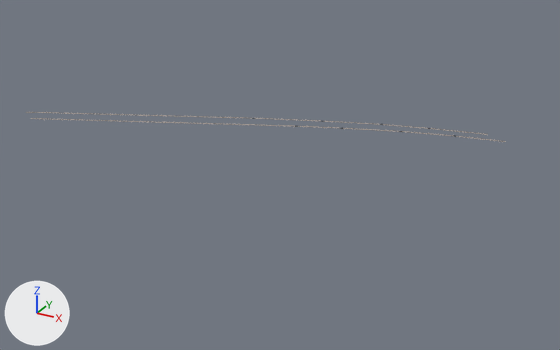
One commit to the glTF model godot/shahar/bolak_-39_-14.glb: the scene before it, then after it.
The view is the same before and after, from a 50 mm lens placed at (564.0, -967.0, 279.0), pointed at (162.0, -235.0, -87.0). Arrows for +X, +Y and +Z are at lower left; the lights stay in place. The first picture is the older version.

Names of what the first picture shows: 'Temir_Yol'.
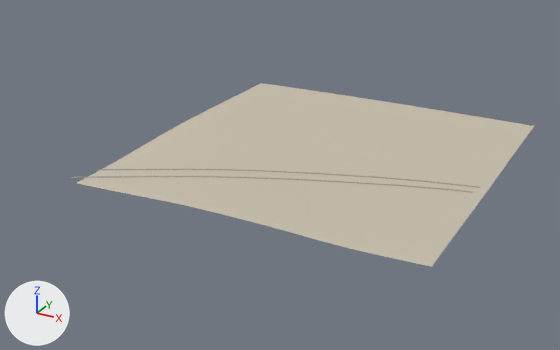
What differs and where, as boxes (x1, y1, x2, y2) in the pictures (560 x 350 px):
'Yer_Tuproq-col', added
    after: (77, 83, 534, 267)

Edits to the bpy script that builds the scene:
```text
Add mat_yer_tuproq:
    mat_yer_tuproq = principled_material('Yer_Tuproq')
    mat_yer_tuproq.base_color = (0.58, 0.522, 0.42)  # light grey #c8bfad
    mat_yer_tuproq.roughness = 1.0
Add me_yer_tuproq:
    me_yer_tuproq.from_pydata(...)  # 441 vertices, 800 faces; spans x 0.0..400.0, y -400.0..0.0, z -67.0..-58.0
    me_yer_tuproq.materials.append(mat_yer_tuproq)  # light grey #c8bfad
Add ob_yer_tuproq_col:
    ob_yer_tuproq_col = bpy.data.objects.new('Yer_Tuproq-col', me_yer_tuproq)
    ob_yer_tuproq_col.location = (0.0, 0.0, 0.0)
```
